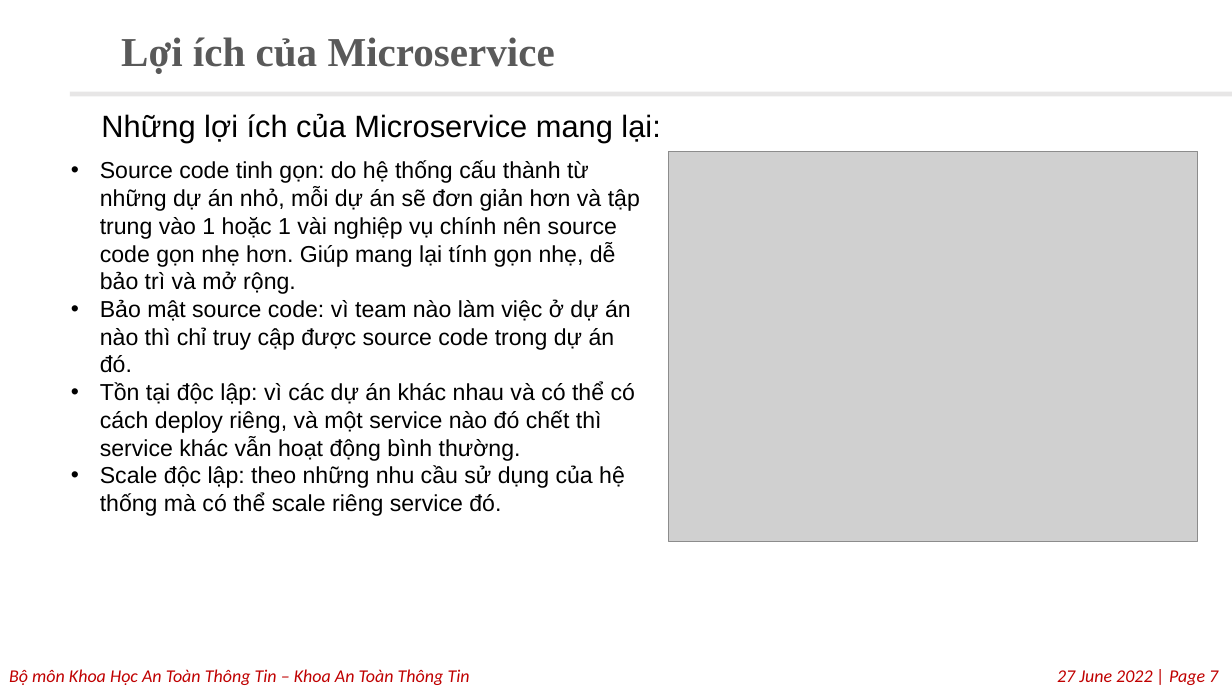
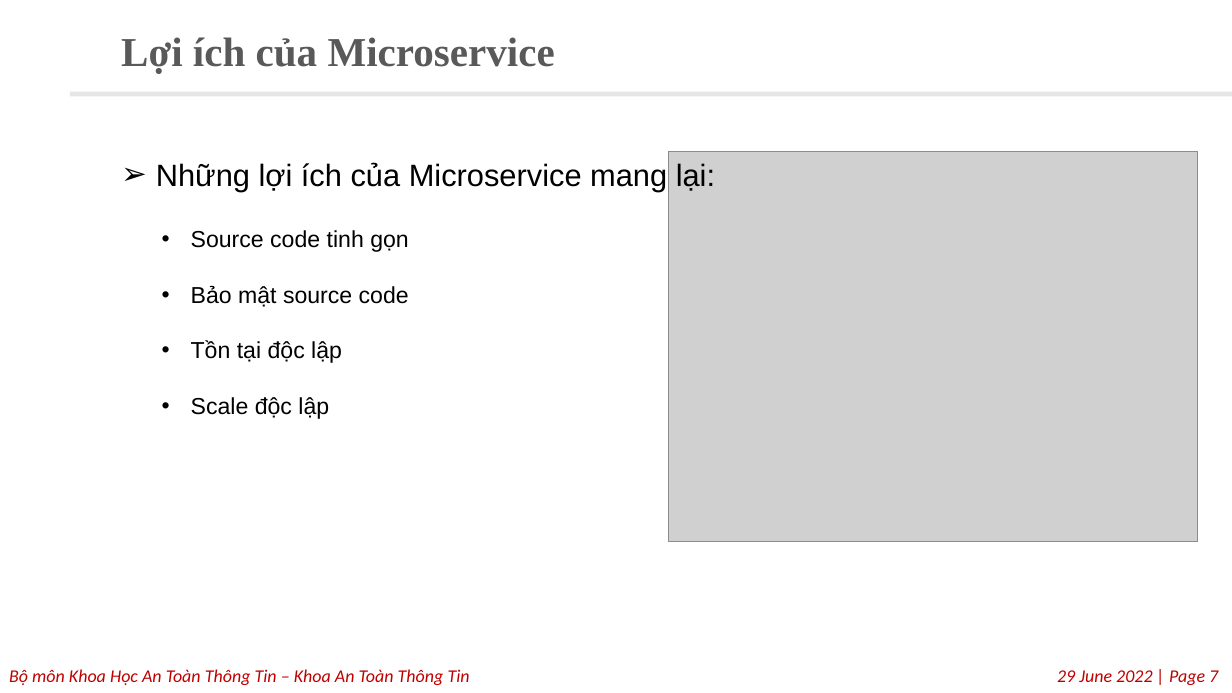
Before and after one commit to tiephunter/Traefik, a slide deck: slide 7 of Phương pháp cân bằng tải traefik.pptx. Drawn at 1232x693 pixels with LibreOffice and Linux fonts; fonts in the diff are those of the drawing; grey boxes stand for pictures; background and template pictures are left out. Boxes give left, top, right and bottom in pixels: in the first picture for what was removed or moved away, otherwise in the second. Text is boxed around its words. In the diff, an @@ line names an element or a change of style, - is before the commit and + after.

```diff
--- a/Phương pháp cân bằng tải traefik.pptx
+++ b/Phương pháp cân bằng tải traefik.pptx
@@ text "Những lợi ích của Microservice ...": place and size @@
-text "Những lợi ích của Microservice ..." at [101, 113, 660, 142]
+text "Những lợi ích của Microservice ..." at [156, 162, 715, 192]
@@ text "Những lợi ích của Microservice ..." at [156, 162, 715, 192]: bullet none to ➢ @@
@@ text at [191, 230, 409, 419]: text changed @@
-• Source code tinh gọn: do hệ thống cấu thành từ những dự án nhỏ, mỗi dự án sẽ đơn giản hơn và tập trung vào 1 hoặc 1 vài nghiệp vụ chính nên source code gọn nhẹ hơn. Giúp mang lại tính gọn nhẹ, dễ bảo trì và mở rộng.
-• Bảo mật source code: vì team nào làm việc ở dự án nào thì chỉ truy cập được source code trong dự án đó.
-• Tồn tại độc lập: vì các dự án khác nhau và có thể có cách deploy riêng, và một service nào đó chết thì service khác vẫn hoạt động bình thường.
-• Scale độc lập: theo những nhu cầu sử dụng của hệ thống mà có thể scale riêng service đó.
+• Source code tinh gọn
+• Bảo mật source code
+• Tồn tại độc lập
+• Scale độc lập
@@ text at [1057, 670, 1218, 685]: text changed @@
-27 June 2022 | Page 7
+29 June 2022 | Page 7
```
Also in this commit, not shown: 7 other slides changed, 5 slides added, 4 slides removed, 7 other files.
